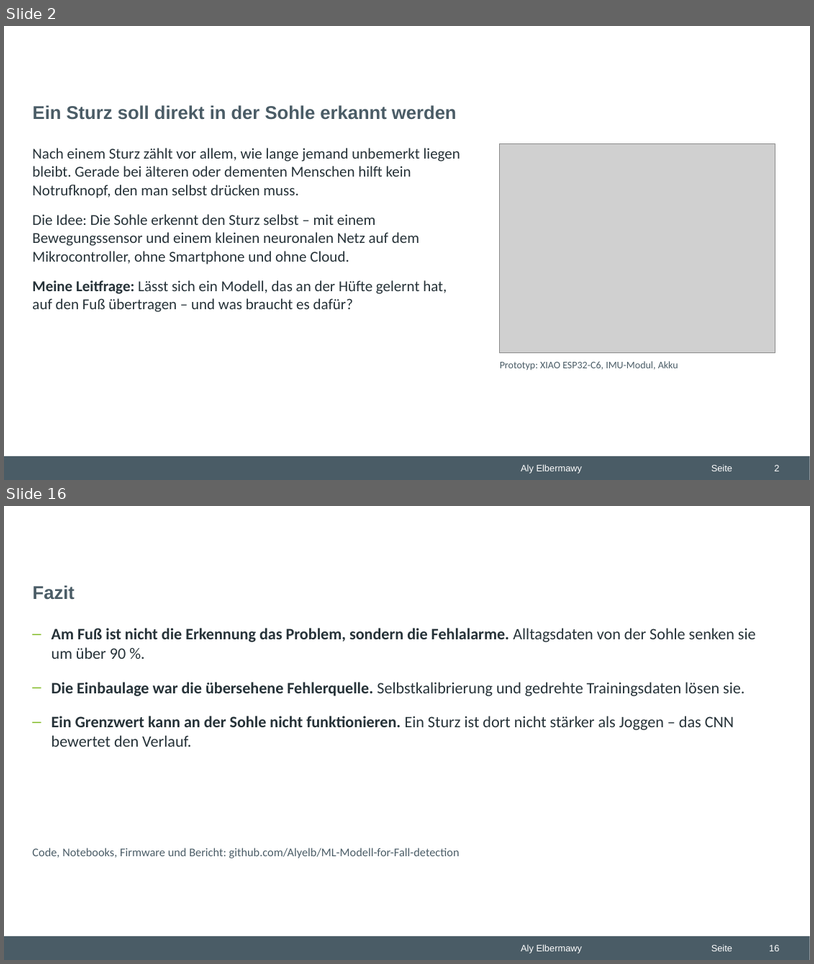
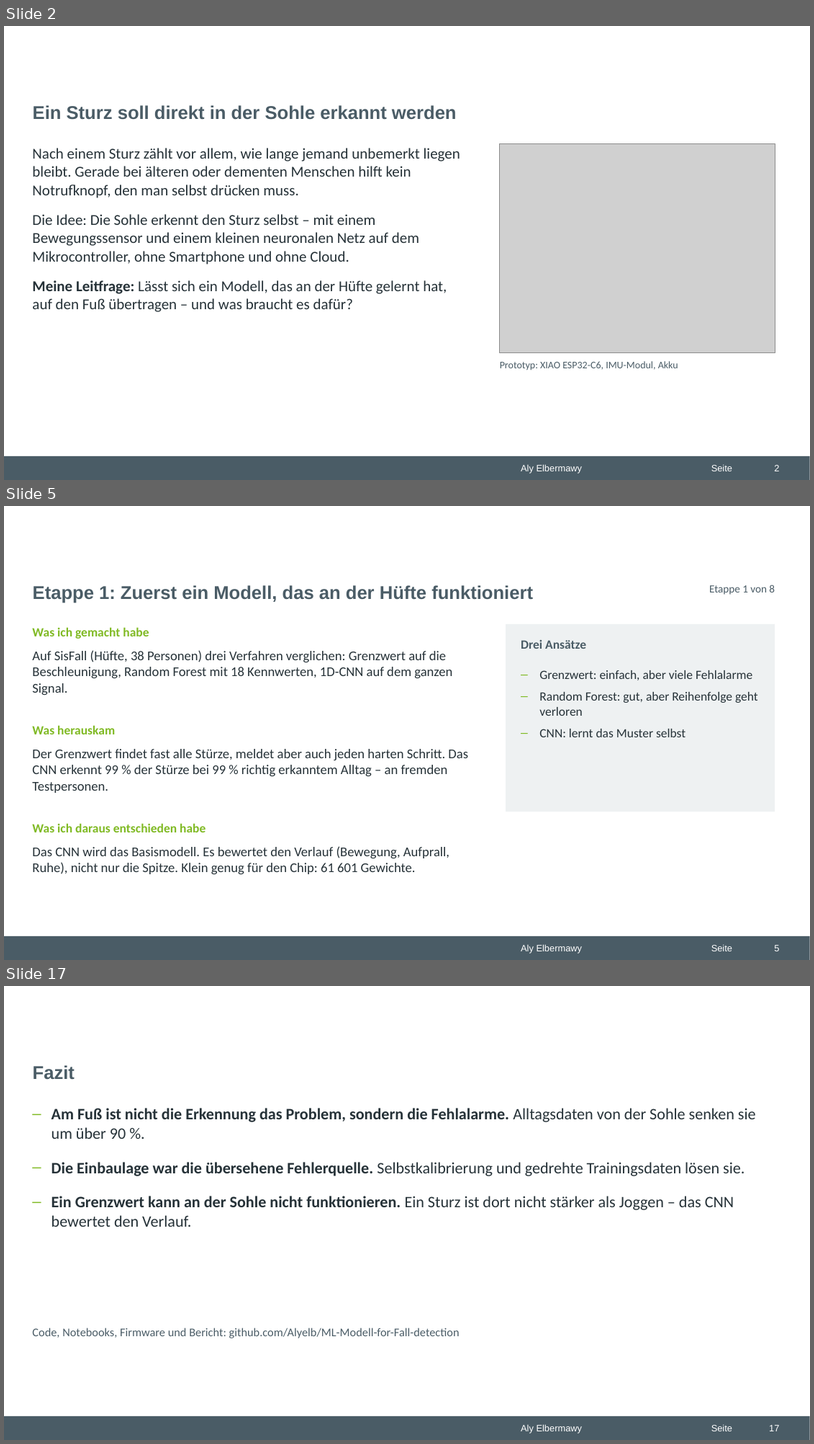
Before and after one commit to Alyelb/ML-Modell-for-Fall-detection, a slide deck: praesentation/2_Projekt_Sturzerkennung.pptx. Shown one above the other, each under a label of ours: slides 2 and 16 before the commit, slides 2, 5 and 17 after it; the slides between them are not shown. The pictures are 814x964 and 814x1444 pixels, drawn with LibreOffice and Linux fonts; fonts in the diff are those of the drawing; grey boxes stand for pictures; background and template pictures are left out. Boxes give left, top, right and bottom in pixels: in the first picture for what was removed or moved away, otherwise in the second. Text is boxed around its words. In the diff, an @@ line names an element or a change of style, - is before the commit and + after.

```diff
--- a/praesentation/2_Projekt_Sturzerkennung.pptx
+++ b/praesentation/2_Projekt_Sturzerkennung.pptx
@@ slide 5 added at bbox=[4, 506, 810, 960], background #FFFFFF; not listed: 3 template elements that a slide beside it also shows @@
@@ title added at bbox=[33, 585, 533, 603], 22 pt, text #4A5C66, bold @@
+Etappe 1: Zuerst ein Modell, das an der Hüfte funktioniert
@@ text added at bbox=[710, 584, 775, 595], 13 pt, text #4A5C66 @@
+Etappe 1 von 8
@@ text added at bbox=[32, 627, 149, 638], 15 pt, text #80BA24, bold @@
+Was ich gemacht habe
@@ rectangle added at bbox=[506, 624, 775, 811], fill #EEF1F2 @@
@@ text added at bbox=[32, 650, 453, 695], 16 pt, text #263238 @@
+Auf SisFall (Hüfte, 38 Personen) drei Verfahren verglichen: Grenzwert auf die Beschleunigung, Random Forest mit 18 Kennwerten, 1D-CNN auf dem ganzen Signal.
@@ text added at bbox=[521, 640, 586, 649], 15 pt, text #4A5C66, bold @@
+Drei Ansätze
@@ text added at bbox=[540, 670, 759, 737], 15 pt, text #263238 @@
+– Grenzwert: einfach, aber viele Fehlalarme
+– Random Forest: gut, aber Reihenfolge geht verloren
+– CNN: lernt das Muster selbst
@@ text added at bbox=[32, 725, 115, 734], 15 pt, text #80BA24, bold @@
+Was herauskam
@@ text added at bbox=[32, 749, 468, 793], 16 pt, text #263238 @@
+Der Grenzwert findet fast alle Stürze, meldet aber auch jeden harten Schritt. Das CNN erkennt 99 % der Stürze bei 99 % richtig erkanntem Alltag – an fremden Testpersonen.
@@ text added at bbox=[32, 823, 206, 832], 15 pt, text #80BA24, bold @@
+Was ich daraus entschieden habe
@@ text added at bbox=[32, 846, 450, 874], 16 pt, text #263238 @@
+Das CNN wird das Basismodell. Es bewertet den Verlauf (Bewegung, Aufprall, Ruhe), nicht nur die Spitze. Klein genug für den Chip: 61 601 Gewichte.
@@ page number added at bbox=[774, 944, 779, 951], 11 pt, text #FFFFFF @@
+5
@@ what was slide 16 is now slide 17 @@
@@ page number at bbox=[769, 1424, 779, 1431]: text changed @@
-16
+17
```
Also in this commit, not shown: 3 slides changed, 10 other slides added, 10 slides removed, 3 other files.
